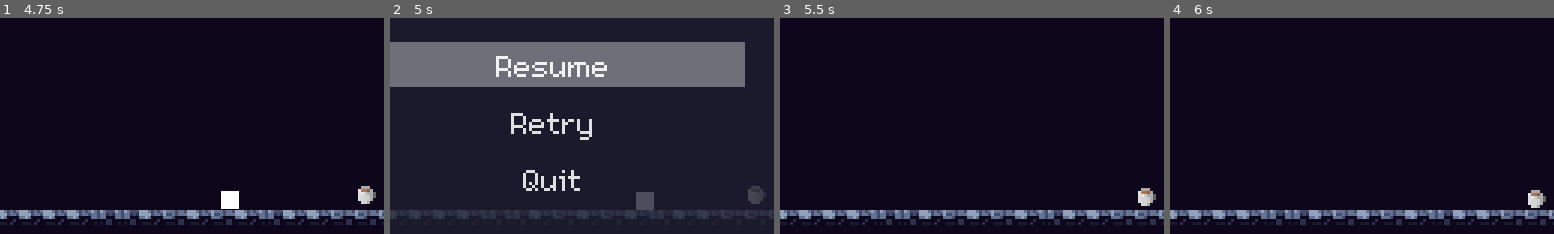
Above: before the commit, frames 1-4 (left to right).
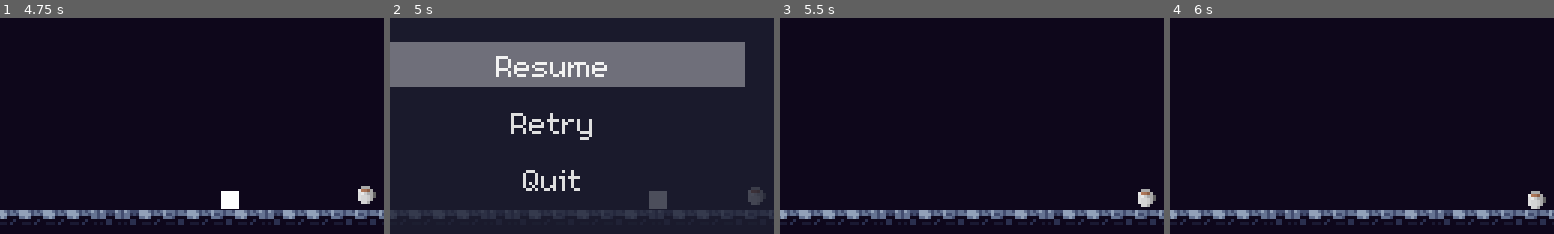
Above: after the commit, the same moments.

Repository: ReusableChopsticks/Platformer2024
Game: Godot game, scene res://scenes/levels/game_manager.tscn
Same seed, same stepped clock (60 frames per second), same inputs: the game is played once before the commit and once after it.
Inputs:
- Up to frame 1 (4.75 s): click "Start" at 0.5 s; tap Enter at 1.25 s; hold Up (jump) 1.28-2.03 s; hold Right (right) 1.28-2.78 s; tap Z (dash) at 2.1, 3.6 s; tap Up (jump) at 2.27, 2.3, 2.57, 3.77, 3.8, 4.07 s; hold Left (left) 2.78-3.53 s; hold Up (jump) 2.78-3.53 s; hold Right (right) from 3.53 s (still down); hold Up (jump) from 4.28 s (still down)
- Up to frame 2 (5 s): keep holding Right (right); keep holding Up (jump); tap Escape (ui_cancel) at 4.9 s
- Up to frame 3 (5.5 s): release Right (right) at 5 s; release Up (jump) at 5 s; click "Retry" at 5 s
- Up to frame 4 (6 s): hold Left (left) from 5.78 s (still down); tap Z (dash) at 5.85 s
The pictures show only the part of the screen within x 29-79%, y 50-100%; the shares and areas given below are measured in that part.

Frame 1 is identical in both runs. In frame 2, 0.6% of the frame differs, in the area x 64-98%, y 77-89%; in frame 3, less than 0.1%; in frame 4, less than 0.1%.

Commit message:
locked levels and quit to main menu implemented

Diff:
--- a/scenes/UI/PauseMenu.gd
+++ b/scenes/UI/PauseMenu.gd
@@ -6,6 +6,8 @@
 ## Whether or not to pause the gameplay when game is paused
 @onready var level_manager = $".."
 @export var halt_game: bool = true
+
+signal quit_level
 
 func _ready():
 	visible = false
@@ -39,3 +41,8 @@
 	AudioManager.death_sfx.play()
 	visible = false
 	get_tree().paused = false
+
+func _on_quit_button_pressed():
+	get_tree().paused = false
+	hide()
+	quit_level.emit()
--- a/scenes/UI/level_select_screen.gd
+++ b/scenes/UI/level_select_screen.gd
@@ -1,15 +1,25 @@
 extends CanvasLayer
 
-
-@onready var level_manager: LevelManager = $"../LevelManager"
 
 @export var tree: Tree
 @export var button_texture: Texture2D
 
+@onready var level_manager: LevelManager = $"../LevelManager"
+var player_stats: Resource = preload("res://scenes/player/PlayerStats.tres")
+
 signal back_pressed
 
-# Called when the node enters the scene tree for the first time.
 func _ready():
+	create_tree()
+
+
+func _on_visibility_changed():
+	if visible == true:
+		create_tree()
+
+## Creates and refreshes tree
+func create_tree():
+	tree.clear()
 	var level_index := 0
 	var world_index := 0
 	var root: TreeItem = tree.create_item()
@@ -25,20 +35,21 @@
 		for level in world:
 			level_index += 1
 			var level_leaf: TreeItem = tree.create_item(world_leaf)
-			# we have to instantiate the level node to get its name *crying emoji*
-			var level_node: Level = level.instantiate()
-			level_leaf.set_text(0, "%s: %s" % [str(level_index), level_node.name])
-			level_leaf.add_button(0, button_texture, level_index - 1)
-			level_node.queue_free()
+			if level_index - 1 > player_stats.latest_level_unlocked:
+				level_leaf.set_text(0, "LOCKED")
+			else:
+				# we have to instantiate the level node to get its name
+				# *insert crying emoji*
+				var level_node: Level = level.instantiate()
+				level_leaf.set_text(0, "%s: %s" % [str(level_index), level_node.name])
+				level_leaf.add_button(0, button_texture, level_index - 1)
+				level_node.queue_free()
 
-# Called every frame. 'delta' is the elapsed time since the previous frame.
-func _process(delta):
-	pass
-
-
+## When you click play on a level
 func _on_tree_button_clicked(item, column, id, mouse_button_index):
 	#print("%s %s" % [str(column), str(id)])
-	## Figure out what
+	## Figure out the world and level index for that world
+	## a level is in based on its ID
 	var i = 0
 	var world_index = 0
 	while i + level_manager.worlds[world_index].size() <= id:
@@ -48,6 +59,7 @@
 	#print("WORLD: %s     id: %s" % [str(world_index), str(id)])
 
 	level_manager.load_level(world_index, id - i)
+	AudioManager.clair_de_lune.play()
 	visible = false
 
 
--- a/scenes/UI/level_select_screen.tscn
+++ b/scenes/UI/level_select_screen.tscn
@@ -36,7 +36,9 @@
 
 [node name="BackButton" type="Button" parent="MarginContainer/VBoxContainer"]
 layout_mode = 2
-text = "back"
+text = "   Back"
+alignment = 0
 
+[connection signal="visibility_changed" from="." to="." method="_on_visibility_changed"]
 [connection signal="button_clicked" from="MarginContainer/VBoxContainer/Tree" to="." method="_on_tree_button_clicked"]
 [connection signal="pressed" from="MarginContainer/VBoxContainer/BackButton" to="." method="_on_back_button_pressed"]
--- a/scenes/UI/main_menu.tscn
+++ b/scenes/UI/main_menu.tscn
@@ -27,10 +27,12 @@
 [node name="VBoxContainer" type="VBoxContainer" parent="MarginContainer"]
 layout_mode = 2
 size_flags_vertical = 4
+alignment = 1
 
 [node name="Label" type="Label" parent="MarginContainer/VBoxContainer"]
 layout_mode = 2
 text = "Untitled Platformer 2024"
+horizontal_alignment = 1
 
 [node name="Label2" type="Label" parent="MarginContainer/VBoxContainer"]
 layout_mode = 2
--- a/scenes/UI/pause_menu.tscn
+++ b/scenes/UI/pause_menu.tscn
@@ -97,3 +97,4 @@
 [connection signal="value_changed" from="MarginContainer/VBoxContainer/GridContainer/SoundSlider" to="." method="_on_sound_slider_value_changed"]
 [connection signal="pressed" from="MarginContainer/VBoxContainer/VBoxContainer/ResumeButton" to="." method="_on_resume_button_pressed"]
 [connection signal="pressed" from="MarginContainer/VBoxContainer/VBoxContainer/RetryButton" to="." method="_on_retry_button_pressed"]
+[connection signal="pressed" from="MarginContainer/VBoxContainer/VBoxContainer/QuitButton" to="." method="_on_quit_button_pressed"]
--- a/scenes/audio/audio_manager.tscn
+++ b/scenes/audio/audio_manager.tscn
@@ -11,6 +11,7 @@
 [ext_resource type="AudioStream" uid="uid://bkpvb0jbsu8jm" path="res://scenes/levels/components/block_break.wav" id="9_pqi00"]
 
 [node name="AudioManager" type="Node"]
+process_mode = 3
 script = ExtResource("1_nf46e")
 
 [node name="PlayerSFX" type="Node" parent="."]
--- a/scenes/levels/game_manager.gd
+++ b/scenes/levels/game_manager.gd
@@ -5,6 +5,7 @@
 @onready var level_select = $LevelSelectScreen
 @onready var level_manager: LevelManager = $LevelManager
 
+var player_stats: Resource = preload("res://scenes/player/PlayerStats.tres")
 
 func _on_menu_screen_credits_pressed():
 	pass # Replace with function body.
@@ -23,3 +24,11 @@
 func _on_menu_screen_start_pressed():
 	level_manager.load_current_level()
 	main_menu.hide()
+	AudioManager.clair_de_lune.play()
+
+
+
+func _on_level_manager_quit_level():
+	level_manager.quit_to_main_menu()
+	AudioManager.clair_de_lune.stop()
+	main_menu.show()
--- a/scenes/levels/game_manager.tscn
+++ b/scenes/levels/game_manager.tscn
@@ -6,6 +6,7 @@
 [ext_resource type="PackedScene" uid="uid://cvyorip3h0cce" path="res://scenes/UI/main_menu.tscn" id="4_tw1be"]
 
 [node name="GameManager" type="Node"]
+process_mode = 3
 script = ExtResource("1_txjhw")
 
 [node name="LevelManager" parent="." instance=ExtResource("1_0l7pw")]
@@ -15,6 +16,7 @@
 
 [node name="MenuScreen" parent="." instance=ExtResource("4_tw1be")]
 
+[connection signal="quit_level" from="LevelManager" to="." method="_on_level_manager_quit_level"]
 [connection signal="back_pressed" from="LevelSelectScreen" to="." method="_on_level_select_screen_back_pressed"]
 [connection signal="credits_pressed" from="MenuScreen" to="." method="_on_menu_screen_credits_pressed"]
 [connection signal="level_select_pressed" from="MenuScreen" to="." method="_on_menu_screen_level_select_pressed"]
--- a/scenes/levels/manager/level_manager.gd
+++ b/scenes/levels/manager/level_manager.gd
@@ -8,6 +8,7 @@
 @export var world_1: Array[PackedScene]
 @export var world_2: Array[PackedScene]
 
+var player_stats: Resource = preload("res://scenes/player/PlayerStats.tres")
 
 ## Array of world arrays
 @onready var worlds := [world_1, world_2]
@@ -20,14 +21,20 @@
 var current_level: Level
 ## How many levels player has completed
 var levels_completed_count := 0
+var completion_time: float = 0
 
-var completion_time: float = 0
+
+signal quit_level
 
 func _ready():
 	# subtract one so when calling load_next_level, it loads the current one
 	level_index = start_level_index
 	world_index = start_world_index
 	#load_current_level()
+
+func quit_to_main_menu():
+	current_level.queue_free()
+	current_level = null
 
 func load_current_level():
 	## Unload the current level
@@ -48,6 +55,8 @@
 	level_index += 1
 	levels_completed_count += 1
 
+	player_stats.latest_level_unlocked = max(level_index, player_stats.latest_level_unlocked)
+
 	## If last world's level completed, move on to the next world
 	if level_index >= worlds[world_index].size():
 		print("LAST LEVEL REACHED: MOVING TO NEXT WORLD")
@@ -61,7 +70,6 @@
 	self.level_index = level_index
 	load_current_level()
 
-
 func quit_if_empty():
 	if world_index >= worlds.size():
 		print("Last level completed")
@@ -71,7 +79,9 @@
 		return true
 	return false
 
-
 func on_level_completed(level_name):
 	print("Just completed level: %s" % level_name)
 	call_deferred("load_next_level")
+
+func _on_pause_menu_quit_level():
+	quit_level.emit()
--- a/scenes/levels/manager/level_manager.tscn
+++ b/scenes/levels/manager/level_manager.tscn
@@ -45,3 +45,5 @@
 world_2 = Array[PackedScene]([ExtResource("3_kx67w"), ExtResource("19_wss2l"), ExtResource("20_iafgb"), ExtResource("21 …(410 unchanged characters)…
 
 [node name="PauseMenu" parent="." instance=ExtResource("38_y71go")]
+
+[connection signal="quit_level" from="PauseMenu" to="." method="_on_pause_menu_quit_level"]
--- a/scenes/player/PlayerStats.gd
+++ b/scenes/player/PlayerStats.gd
@@ -1,6 +1,9 @@
 extends Resource
 
-@export var total_jumps: int
+@export var total_jumps: int = 0
+## The ID for the latest unlocked level. Just keep incrementing this
+@export var latest_level_unlocked: int = 0
+
 # really just a test to see how custom resources work
 func _init(p_total_jumps = 0):
 	total_jumps = p_total_jumps
--- a/scenes/player/PlayerStats.tres
+++ b/scenes/player/PlayerStats.tres
@@ -5,3 +5,4 @@
 [resource]
 script = ExtResource("1_anwdh")
 total_jumps = 100
+latest_level_unlocked = 0
